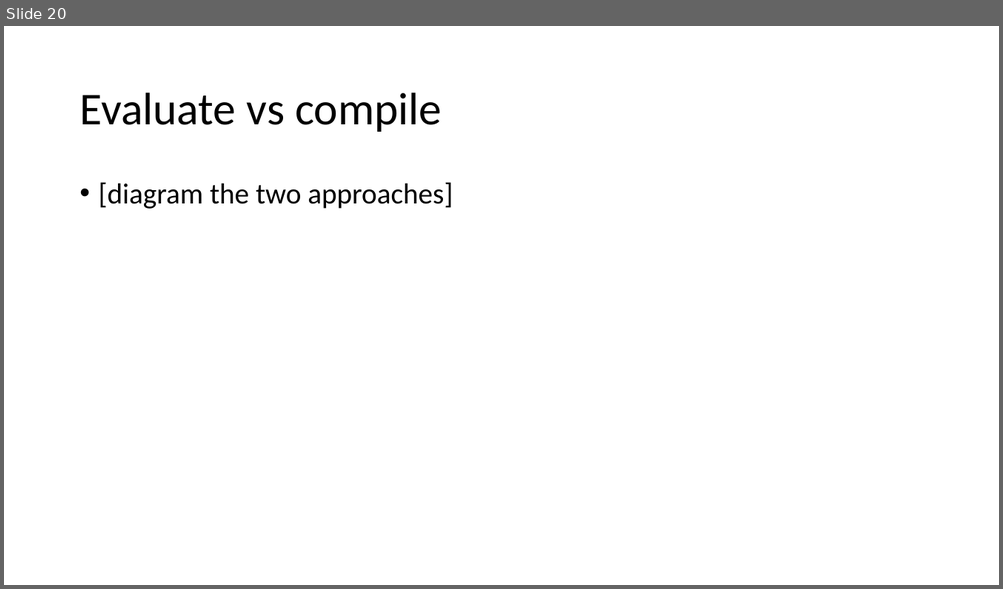
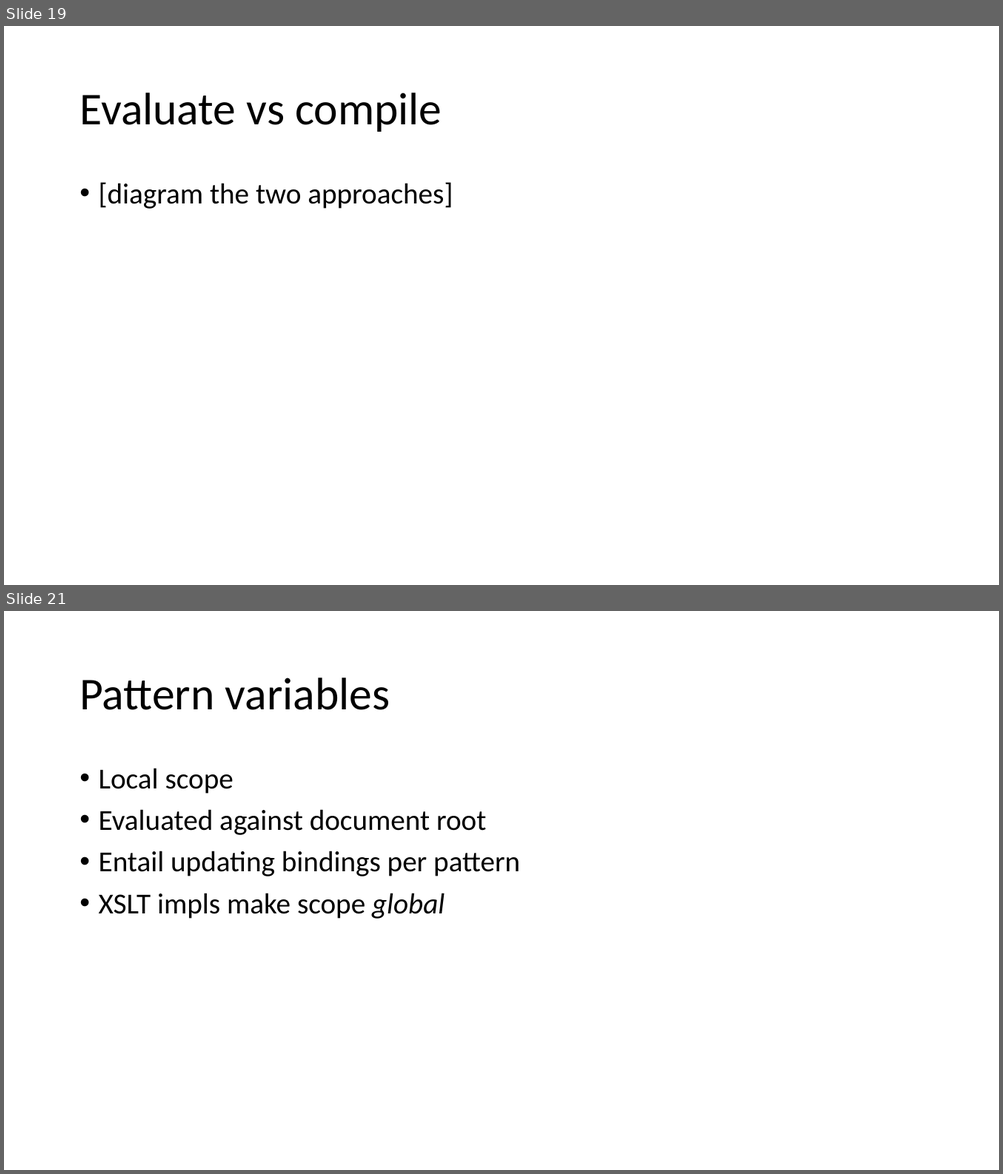
Before and after one commit to AndrewSales/XQS, a slide deck: Markup UK 2023 slides.pptx. Shown one above the other, each under a label of ours: slide 20 before the commit, slides 19 and 21 after it; the slides between them are not shown. The pictures are 1003x589 and 1003x1174 pixels, drawn with LibreOffice and Linux fonts; fonts in the diff are those of the drawing. Boxes give left, top, right and bottom in pixels: in the first picture for what was removed or moved away, otherwise in the second. Text is boxed around its words. In the diff, an @@ line names an element or a change of style, - is before the commit and + after.

```diff
--- a/Markup UK 2023 slides.pptx
+++ b/Markup UK 2023 slides.pptx
@@ slide 21 added at [4, 611, 999, 1170], background #FFFFFF @@
@@ title added at [79, 678, 390, 710], 44 pt, text #000000 @@
+Pattern variables
@@ text added at [99, 768, 520, 919], 28 pt, text #000000 @@
+• Local scope
+• Evaluated against document root
+• Entail updating bindings per pattern
+• XSLT impls make scope global
@@ what was slide 20 is now slide 19 @@
```
Also in this commit, not shown: 5 slides changed, 12 other slides added, 1 slide removed.
